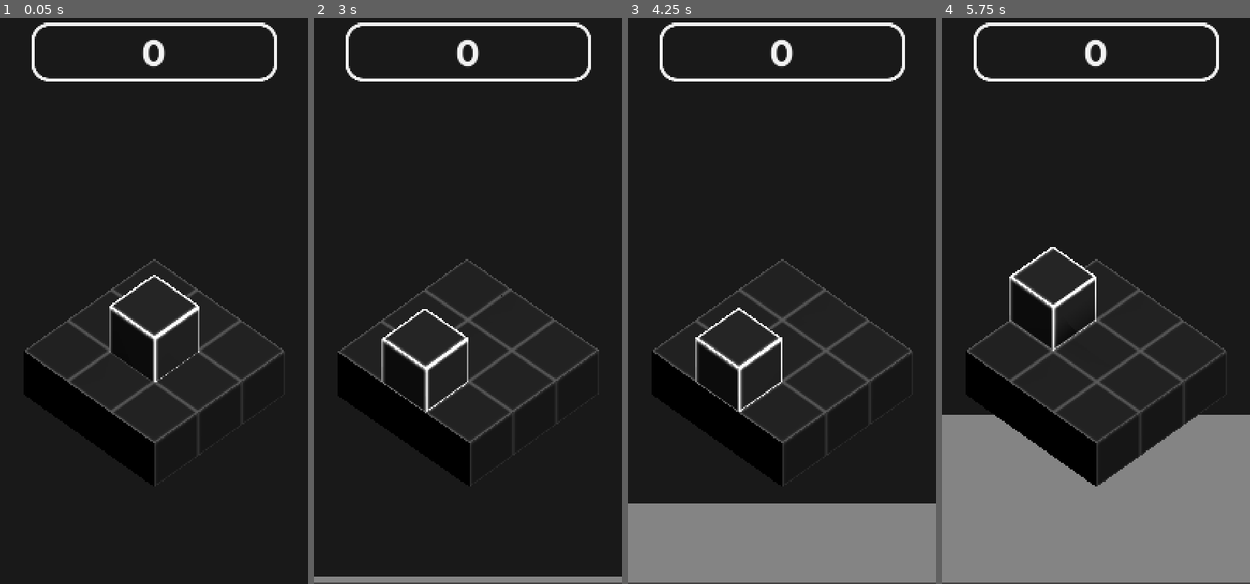
Above: before the commit, frames 1-4 (left to right).
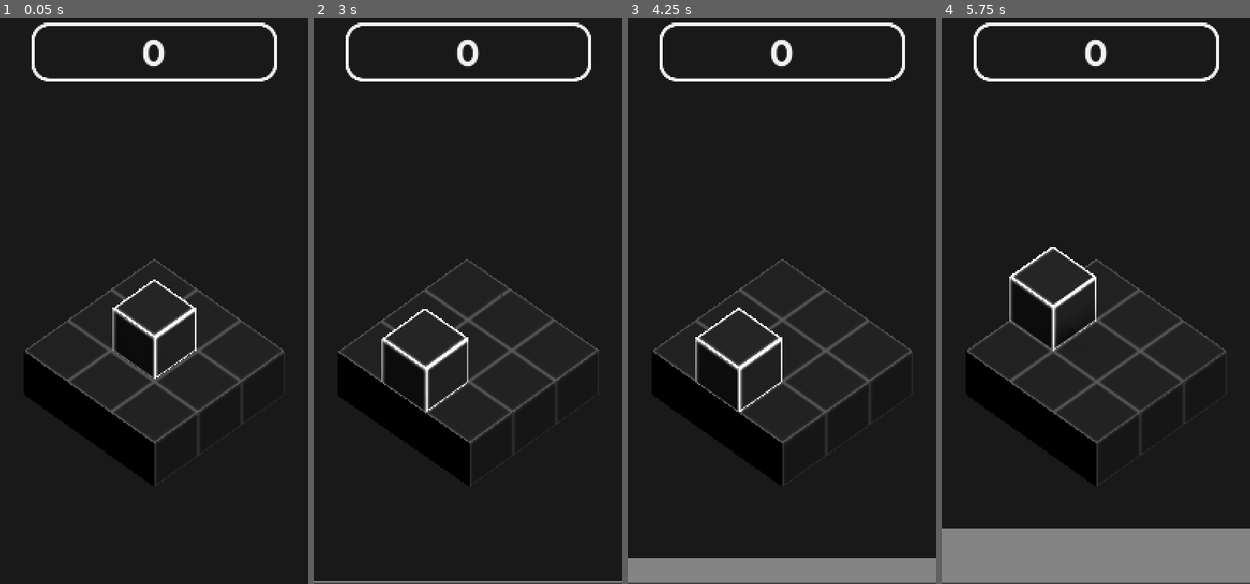
Above: after the commit, the same moments.

Repository: DoxX069/BlockBoxGodot
Game: Godot game, scene res://scenes/game.tscn
The game is run twice, just before and just after one commit, with the same random seed, the same clock (stepped at 60 frames per second) and the same inputs.
Inputs (mouse positions are in pixels of both pictures, inside the frame that each line leads up to):
- Up to frame 1 (0.05 s): no input
- Up to frame 2 (3 s): tap Enter at 0.5, 2 s; move the mouse to (535, 261) at 0.52 s; press the mouse at (535, 261) at 0.53 s; tap Space at 1.25, 2.75 s; move the mouse to (406, 317) at 1.27 s; release the mouse at (406, 317) at 1.28 s; click (406, 317) at 1.35 s; move the mouse to (498, 159) at 2.02 s; press the mouse at (498, 159) at 2.03 s; move the mouse to (452, 408) at 2.77 s; release the mouse at (452, 408) at 2.78 s; click (452, 408) at 2.85 s
- Up to frame 3 (4.25 s): move the mouse to (874, 374) at 3.52 s; press the mouse at (874, 374) at 3.53 s
- Up to frame 4 (5.75 s): move the mouse to (1003, 199) at 4.27 s; release the mouse at (1003, 199) at 4.28 s; click (1003, 199) at 4.35 s; move the mouse to (1111, 289) at 5.02 s; press the mouse at (1111, 289) at 5.03 s

The runs differ from the first frame. In frame 1, 1.0% of the frame differs, in the area x 35-65%, y 45-65%; in frame 2, 0.8%; in frame 3, 9.7%; in frame 4, 16%, in the area x 0-100%, y 70-91%.

Commit message:
timer update 3

Diff:
--- a/scenes/Block/block.tscn
+++ b/scenes/Block/block.tscn
@@ -21,6 +21,7 @@
 script = ExtResource("1_b2q3m")
 
 [node name="MeshInstance3D" type="MeshInstance3D" parent="."]
+transform = Transform3D(0, 0, 0, 0, 0, 0, 0, 0, 0, 0, 0, 0)
 material_override = SubResource("StandardMaterial3D_b2q3m")
 mesh = SubResource("BoxMesh_m2exc")
 
--- a/scenes/game.tscn
+++ b/scenes/game.tscn
@@ -99,7 +99,7 @@
 [node name="TimerCanvasLayer" type="CanvasLayer" parent="."]
 layer = -1
 
-[node name="PanelContainer" type="PanelContainer" parent="TimerCanvasLayer" node_paths=PackedStringArray("timer")]
+[node name="PanelContainer" type="PanelContainer" parent="TimerCanvasLayer"]
 z_index = -1
 anchors_preset = 15
 anchor_right = 1.0
@@ -108,10 +108,8 @@
 grow_vertical = 2
 mouse_filter = 2
 theme_override_styles/panel = SubResource("StyleBoxFlat_dinhu")
-script = ExtResource("7_u5sy4")
-timer = NodePath("CustomTimer")
 
-[node name="TextureProgressBar" type="TextureProgressBar" parent="TimerCanvasLayer/PanelContainer"]
+[node name="TextureProgressBar" type="TextureProgressBar" parent="TimerCanvasLayer/PanelContainer" node_paths=PackedStringArray("timer")]
 layout_mode = 2
 mouse_filter = 2
 step = 0.01
@@ -120,15 +118,13 @@
 texture_progress = ExtResource("8_gee14")
 tint_under = Color(1, 1, 1, 0)
 tint_progress = Color(0.95, 0.95, 0.95, 0.490196)
-
-[node name="Timer" type="Timer" parent="TimerCanvasLayer/PanelContainer"]
-wait_time = 30.0
+script = ExtResource("7_u5sy4")
+timer = NodePath("../CustomTimer")
 
 [node name="CustomTimer" type="Node" parent="TimerCanvasLayer/PanelContainer"]
 script = ExtResource("8_0tnpc")
-duration = 10.0
+duration = 30.0
 
 [connection signal="swipe_down" from="ObjectRig/SwipeDetector" to="ObjectRig/BlockManager" method="_on_swipe_detector_swipe_down"]
 [connection signal="swipe_up" from="ObjectRig/SwipeDetector" to="ObjectRig/BlockManager" method="_on_swipe_detector_swipe_up"]
-[connection signal="timeout" from="TimerCanvasLayer/PanelContainer/Timer" to="ObjectRig/BlockManager" method="_on_timer_timeout"]
 [connection signal="timeout" from="TimerCanvasLayer/PanelContainer/CustomTimer" to="ObjectRig/BlockManager" method="_on_custom_timer_timeout"]
--- a/scripts/Block/block_manager.gd
+++ b/scripts/Block/block_manager.gd
@@ -7,6 +7,7 @@
 @export var counter: Counter
 var multiplier: int = 1
 @export var build_timer: CustomTimer
+var reduced_time: float = 1.5
 var timer_timeout := false
 var swipe_up := false
 var swipe_down := false
@@ -14,8 +15,6 @@
 
 signal data_saved
 signal data_loaded
-
-
 
 var number_of_blocks: int = 1
 
@@ -70,16 +69,11 @@
 		instantiate_block()
 		spawn_animation()
 
-	print(" --- Task Blocks --- ")
-	for pos in task_block_pos:
-		print(pos)
-	print(" --- Build Blocks --- ")
-	for pos in build_block_pos:
-		print(pos)
-
 
 func state_new_block() ->void:
 	if swipe_up:
+		build_timer.set_elapsed_time(build_timer.elapsed_time - 3)
+		reduced_time = 1.5
 		number_of_blocks += 1
 		create_block_pos()
 		instantiate_block()
@@ -146,14 +140,16 @@
 
 func enter_state_win() ->void:
 	build_timer.pause()
-	build_timer.set_elapsed_time(build_timer.elapsed_time - 3)
+	build_timer.set_elapsed_time(build_timer.elapsed_time - reduced_time * number_of_blocks)
+	reduced_time -= 0.1
 	despawn_animation()
 	counter.add_to_counter(block_inst.size(), multiplier)
+	await get_tree().create_timer(0.5).timeout
+	state_machine.change_state(state_new_block)
 
 
 func state_win() ->void:
-	if Input.is_action_just_pressed("drag"):
-		state_machine.change_state(state_new_block)
+	pass
 
 
 func leave_state_win() ->void:
@@ -217,13 +213,14 @@
 	# Task Block
 	update_task_valid_pos()
 	var instance: Block = block_scene.instantiate()
-	self.add_child(instance)
-	instance.block_mesh.scale = Vector3(0,0,0)
+	instance.visible = false
 	instance.collision_layer = 4
 	instance.collision_mask = 4 | 2
 	instance.is_task_block = true
 	instance.is_build_block = false
 	instance.position = current_inst_pos
+	self.add_child(instance)
+	instance.visible = true
 	block_inst.append(instance)
 	current_inst = instance
 	dragging_disabled = false
@@ -237,18 +234,16 @@
 
 func spawn_animation() ->void:
 	dragging_disabled = true
-	var current_tween := get_tree().create_tween().set_ease(Tween.EASE_OUT).set_trans(Tween.TRANS_SPRING)
-	current_tween.tween_property(current_inst.block_mesh,"scale",Vector3(1,1,1),0.1)
-	await current_tween.finished
-	current_tween.kill()
+	var current_tween := get_tree().create_tween().set_ease(Tween.EASE_OUT).set_trans(Tween.TRANS_BACK)
+	current_tween.tween_property(current_inst.block_mesh,"scale",Vector3(1,1,1),0.15)
 	dragging_disabled = false
 
 
 func despawn_animation() ->void:
 	for inst:Block in block_inst:
 		dragging_disabled = true
-		var current_tween := get_tree().create_tween().set_ease(Tween.EASE_IN).set_trans(Tween.TRANS_SPRING)
-		current_tween.tween_property(inst.block_mesh,"scale",Vector3(0,0,0),0.075)
+		var current_tween := get_tree().create_tween().set_ease(Tween.EASE_IN).set_trans(Tween.TRANS_BACK)
+		current_tween.tween_property(inst.block_mesh,"scale",Vector3(0,0,0),0.15)
 		await current_tween.finished
 		current_tween.kill()
 		dragging_disabled = false
--- a/scripts/game_ui.gd
+++ b/scripts/game_ui.gd
@@ -1,15 +1,13 @@
-extends PanelContainer
+extends TextureProgressBar
+
 
 @export var timer: CustomTimer
-@onready var progress_bar:= $TextureProgressBar
 
-func _ready() -> void:
-	pass
 
 func _physics_process(_delta: float) -> void:
 	if timer.is_stopped:
 		var current_tween := get_tree().create_tween().set_ease(Tween.EASE_IN_OUT).set_trans(Tween.TRANS_LINEAR)
-		current_tween.tween_property(progress_bar,"value",0,0.15)
+		current_tween.tween_property(self,"value",0,0.15)
 	else:
 		var current_tween := get_tree().create_tween().set_ease(Tween.EASE_IN_OUT).set_trans(Tween.TRANS_LINEAR)
-		current_tween.tween_property(progress_bar,"value",(timer.duration - timer.time_left) / timer.duration * 100,0.15)
+		current_tween.tween_property(self,"value",(timer.duration - timer.time_left) / timer.duration * 100,0.15)
